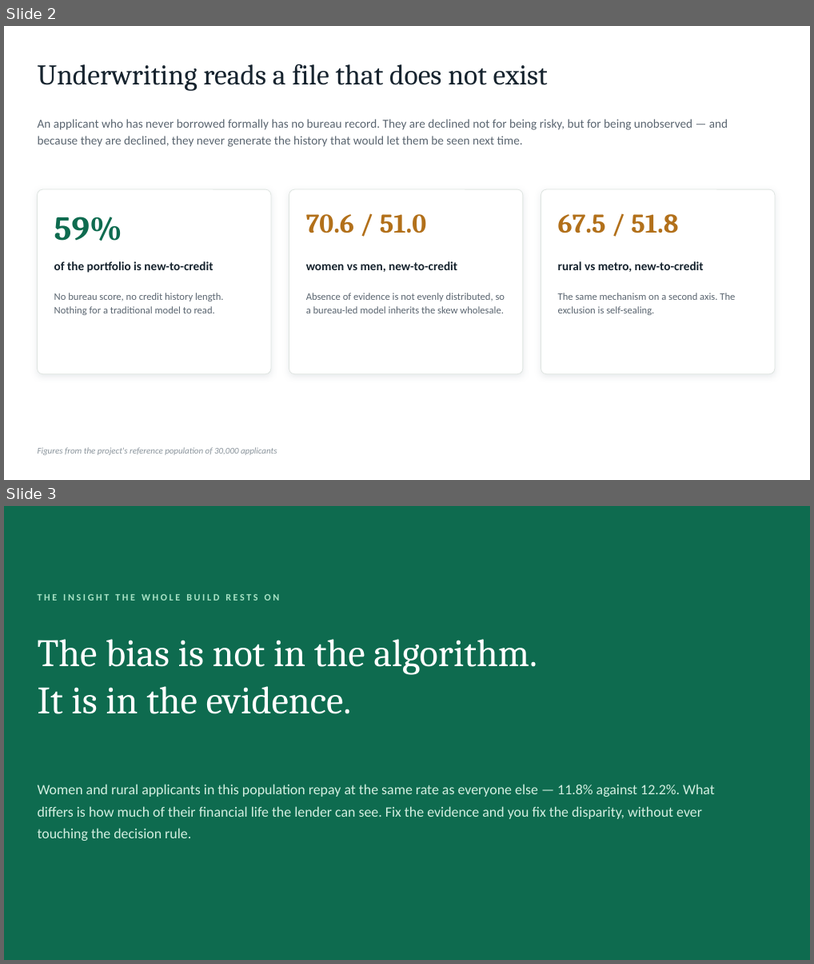
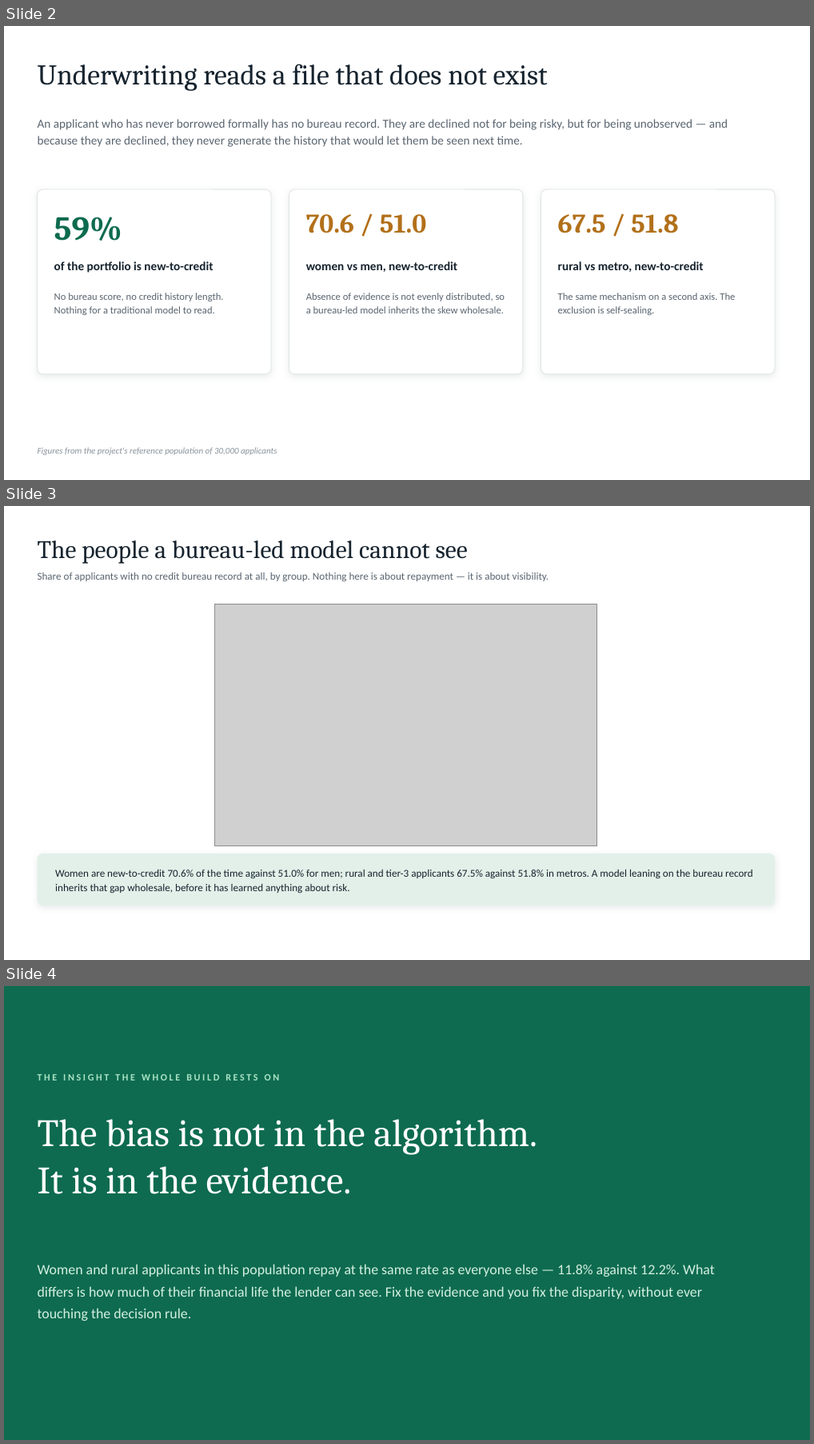
Before and after one commit to Nishantttt-ui/pratyaya, a slide deck: docs/Pratyaya-Synchrony-Hackathon.pptx. Shown one above the other, each under a label of ours: slides 2 and 3 before the commit, slides 2, 3 and 4 after it. The pictures are 814x964 and 814x1444 pixels, drawn with LibreOffice and Linux fonts; fonts in the diff are those of the drawing; grey boxes stand for pictures. Boxes give left, top, right and bottom in pixels: in the first picture for what was removed or moved away, otherwise in the second. Text is boxed around its words. In the diff, an @@ line names an element or a change of style, - is before the commit and + after.

```diff
--- a/docs/Pratyaya-Synchrony-Hackathon.pptx
+++ b/docs/Pratyaya-Synchrony-Hackathon.pptx
@@ slide 3 added at <box>4,506,810,960</box>, background #FFFFFF @@
@@ text added at <box>38,540,468,564</box>, 30 pt, text #16232E @@
+The people a bureau-led model cannot see
@@ text added at <box>38,572,550,581</box>, 12.5 pt, text #5A6570 @@
+Share of applicants with no credit bureau record at all, by group. Nothing here is about repayment — it is about visibility.
@@ picture added at <box>215,604,598,846</box> @@
@@ rounded rectangle added at <box>38,853,775,905</box>, fill #E3F0E9 @@
@@ text added at <box>55,869,754,893</box>, 12.5 pt, text #16232E @@
+Women are new-to-credit 70.6% of the time against 51.0% for men; rural and tier-3 applicants 67.5% against 51.8% in metros. A model leaning on the bureau record inherits that gap wholesale, before it has learned anything about risk.
@@ what was slide 3 is now slide 4 @@
```
Also in this commit, not shown: 10 other slides added, 1 slide removed, 12 other files.
